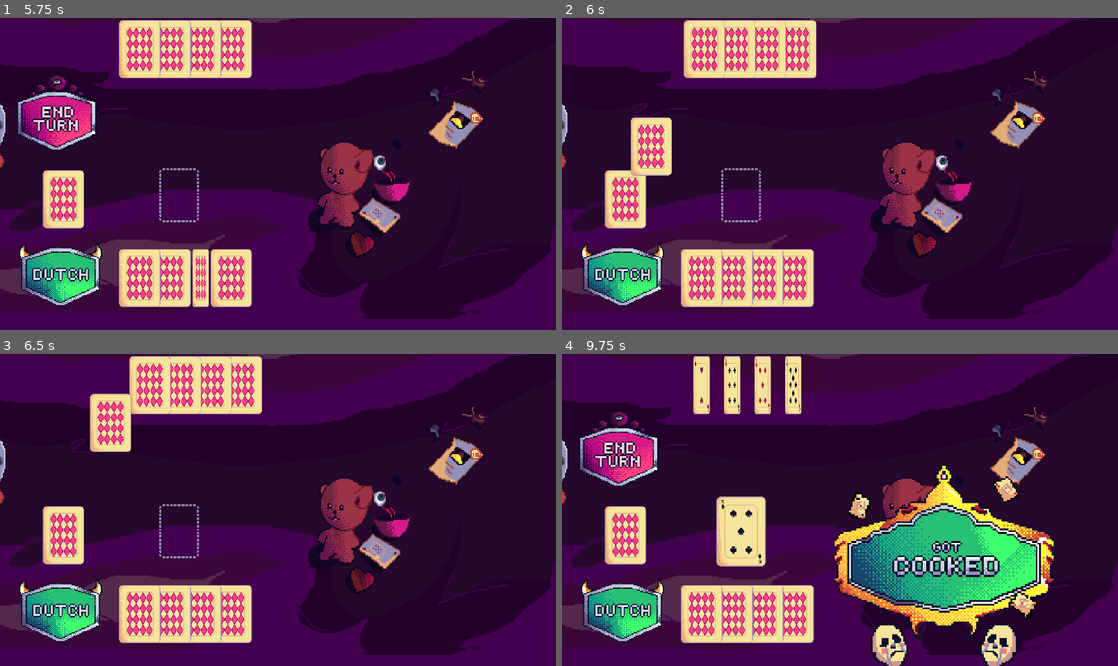
Above: before the commit, frames 1-4 (two rows, left to right).
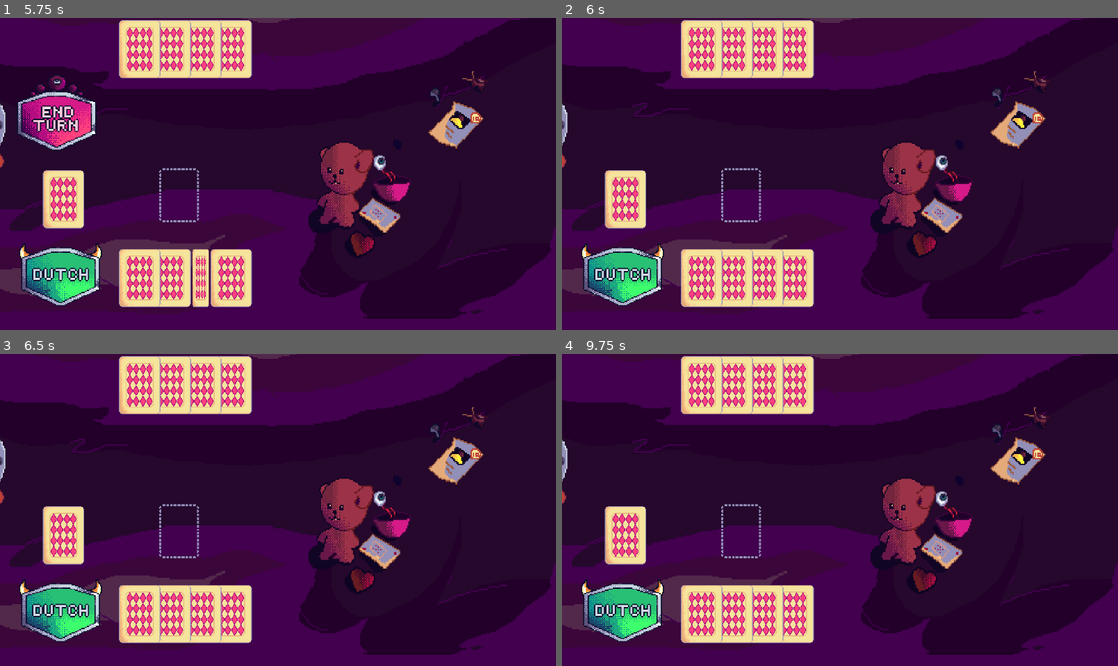
Above: after the commit, the same moments.

Repository: JoJonatasCoelho/full-house
Game: Godot game, scene res://scenes/levels/menu.tscn
Same seed, same stepped clock (60 frames per second), same inputs: the game is played once before the commit and once after it. Video files are missing from this copy of the repository; at most half a second of black plays in their place.
Inputs (mouse positions are in pixels of both pictures, inside the frame that each line leads up to):
- Up to frame 1 (5.75 s): click "Jogar" at 0.5 s; tap Enter (ui_accept) at 1.25, 1.52, 2.75, 3.5, 5 s; move the mouse to (400, 158) at 1.27 s; click (400, 158) at 1.42 s; drag from (194, 248) to (194, 80) at 2.02 s; move the mouse to (233, 49) at 2.77 s; click (233, 49) at 2.92 s; drag from (200, 276) to (200, 49) at 3.52 s; drag from (200, 49) to (172, 276) at 4.27 s; drag from (172, 276) to (172, 49) at 5.02 s
- Up to frame 2 (6 s): click (617, 117) at 5.75 s
- Up to frame 3 (6.5 s): no input
- Up to frame 4 (9.75 s): move the mouse to (739, 385) at 6.52 s; click (739, 385) at 6.67 s; drag from (701, 612) to (695, 385) at 7.27 s; drag from (701, 385) to (739, 531) at 8.02 s; drag from (739, 531) to (734, 612) at 8.77 s; click (623, 600) at 9.52 s

Frame 1 is identical in both runs. In frame 2, 3.9% of the frame differs, in the area x 12-46%, y 0-51%; in frame 3, 4.1%; in frame 4, 21%, in the area x 3-89%, y 0-100%.

Commit message:
feat: chor stand animation

Diff:
--- a/scenes/levels/battles/chor.tscn
+++ b/scenes/levels/battles/chor.tscn
@@ -45,4 +45,4 @@
 scale = Vector2(0.6486854, 0.6486854)
 sprite_frames = SubResource("SpriteFrames_ecrme")
 animation = &"stand"
-frame_progress = 0.91797155
+frame_progress = 0.28954
--- a/scripts/systems/dutch_manager.gd
+++ b/scripts/systems/dutch_manager.gd
@@ -50,7 +50,10 @@
 	dutch_button.disabled = true
 	Global.reset_played_card()
 	Global.reset_drawn_this_turn()
+	animated_sprite.play("draw")
+	await animated_sprite.animation_finished
 	$Deck.draw_card(true)
+	animated_sprite.play("stand")
 	battle_time.start()
 	await battle_time.timeout
 	opponent_decision()
